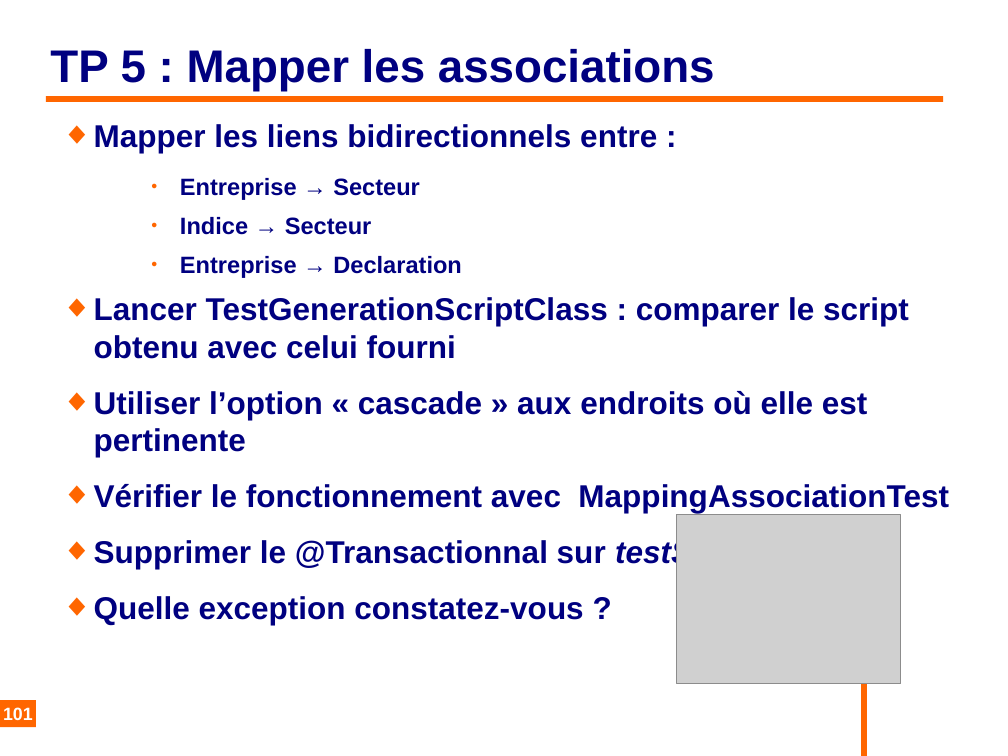
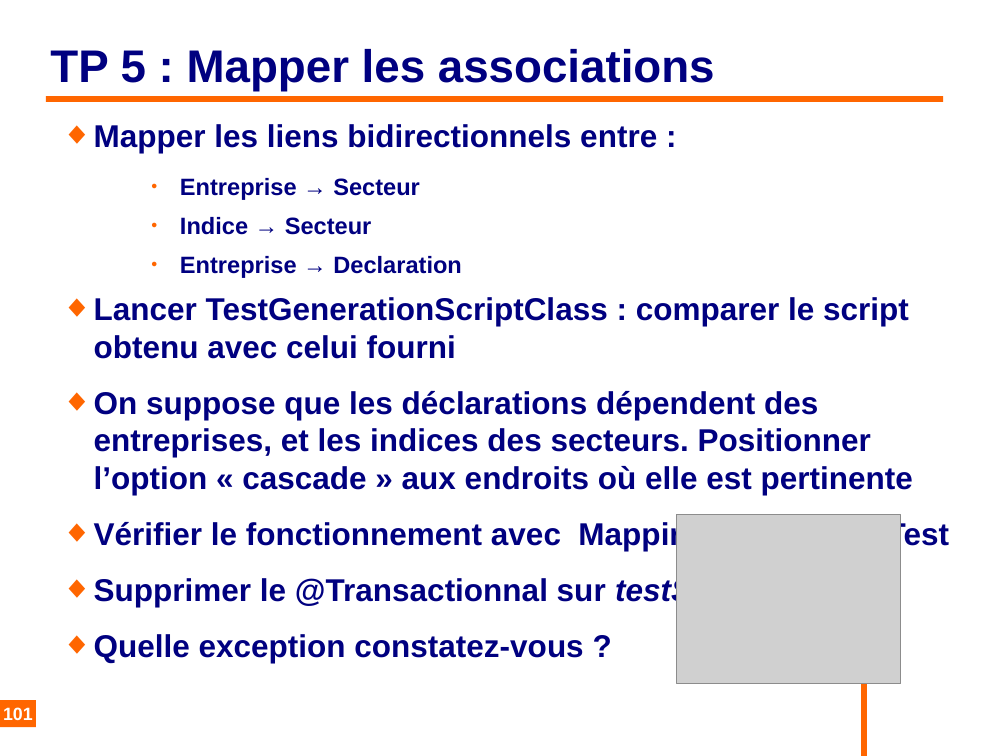
Before and after one commit to philphils/formation-hibernate-basique, a slide deck: slide 101 of Documentation/diapo_formation_hibernate.odp. Drawn at 1008x756 pixels with LibreOffice and Linux fonts; fonts in the diff are those of the drawing; grey boxes stand for pictures; background and template pictures are left out. Boxes give left, top, right and bottom in pixels: in the first picture for what was removed or moved away, otherwise in the second. Text is boxed around its words. In the diff, an @@ line names an element or a change of style, - is before the commit and + after.

Commit message:
Correction pour TP5 persist pour chaque entreprise (cascade pas nécessaire)

```diff
--- a/Documentation/diapo_formation_hibernate.odp
+++ b/Documentation/diapo_formation_hibernate.odp
@@ text at (94,391,913,495): text changed @@
-◆ Utiliser l’option « cascade » aux endroits où elle est pertinente
+◆ On suppose que les déclarations dépendent des entreprises, et les indices des secteurs. Positionner l’option « cascade » aux endroits où elle est pertinente
```
